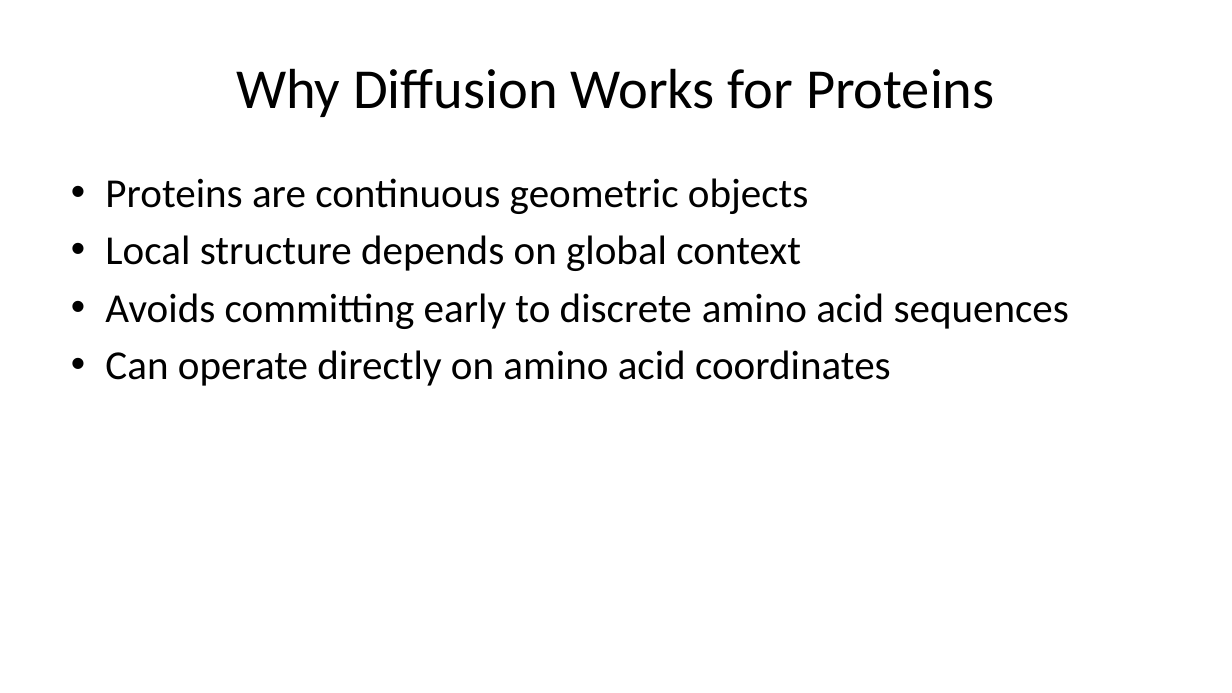
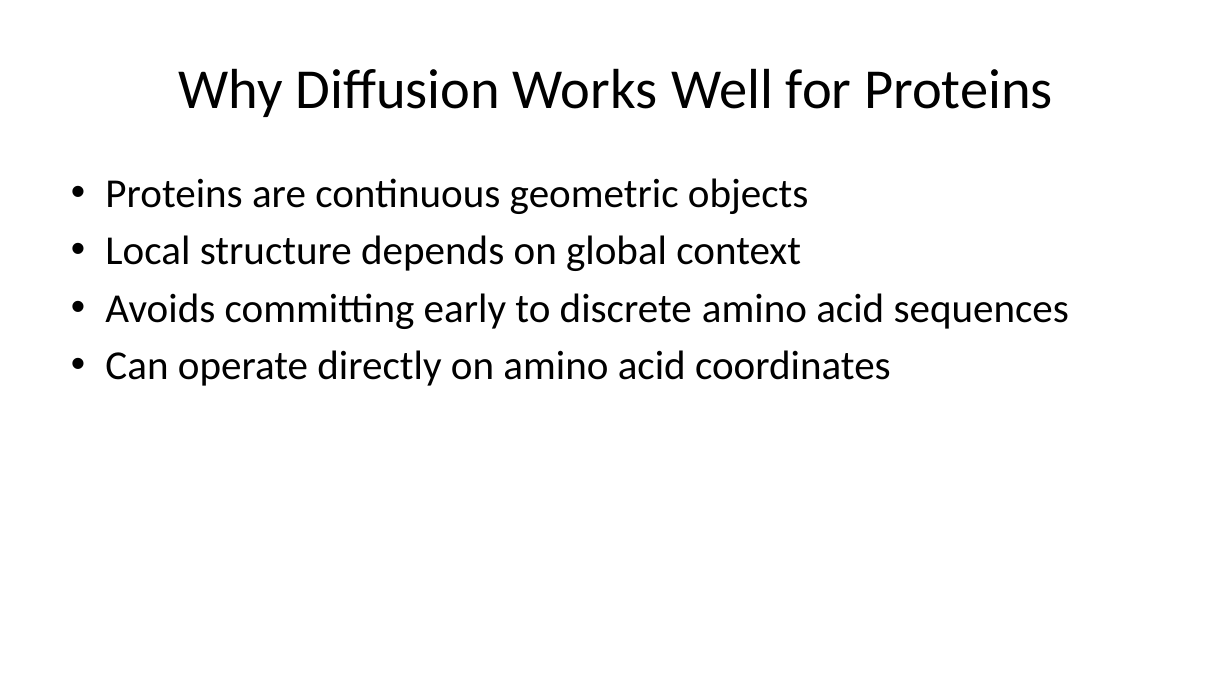
Before and after one commit to kaylertee/ActiveTargeting, a slide deck: slide 8 of Presentations/19 Jan 2026 RFdiffusion.pptx (slide 6 before the commit). Drawn at 1232x693 pixels with LibreOffice and Linux fonts; fonts in the diff are those of the drawing. Boxes give left, top, right and bottom in pixels: in the first picture for what was removed or moved away, otherwise in the second. Text is boxed around its words. In the diff, an @@ line names an element or a change of style, - is before the commit and + after.

```diff
--- a/Presentations/19 Jan 2026 RFdiffusion.pptx
+++ b/Presentations/19 Jan 2026 RFdiffusion.pptx
@@ title at [179, 68, 1053, 117]: text changed @@
-Why Diffusion Works for Proteins
+Why Diffusion Works Well for Proteins
```
Also in this commit, not shown: 5 other slides changed, 6 slides added, 1 slide removed.
